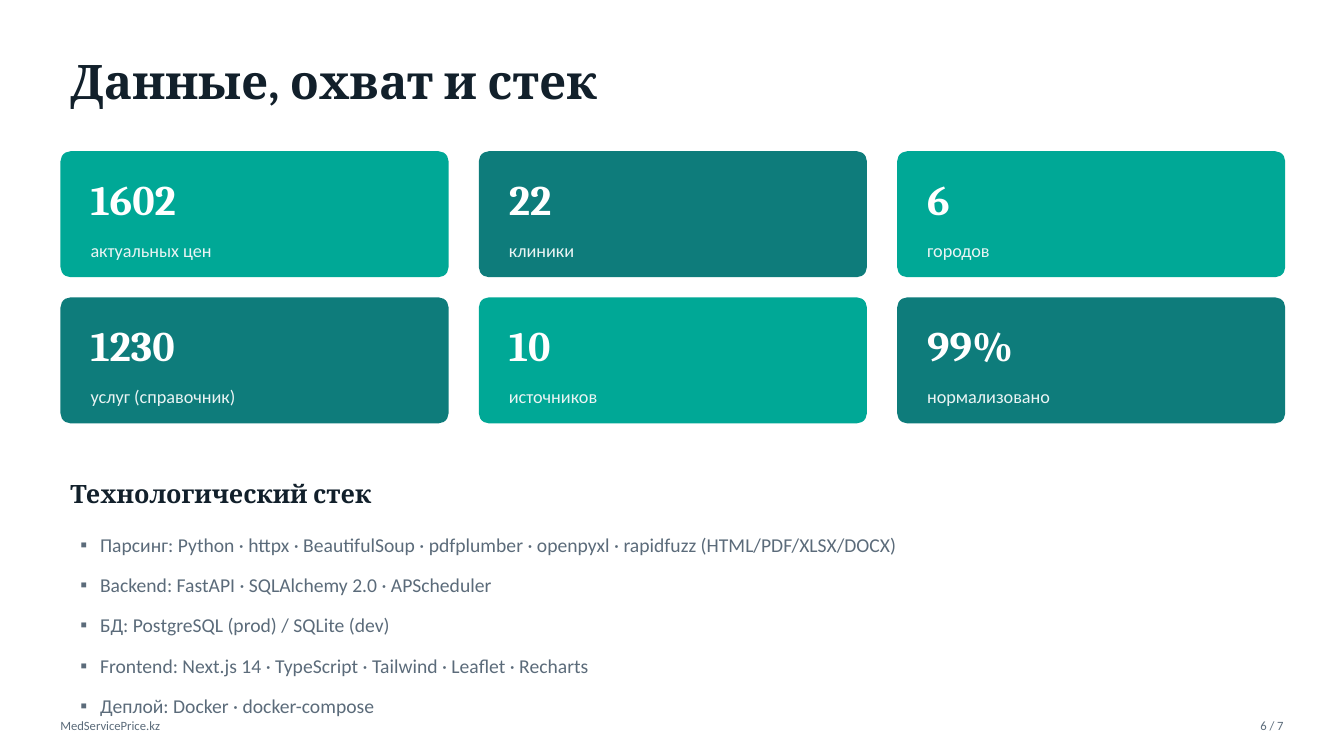
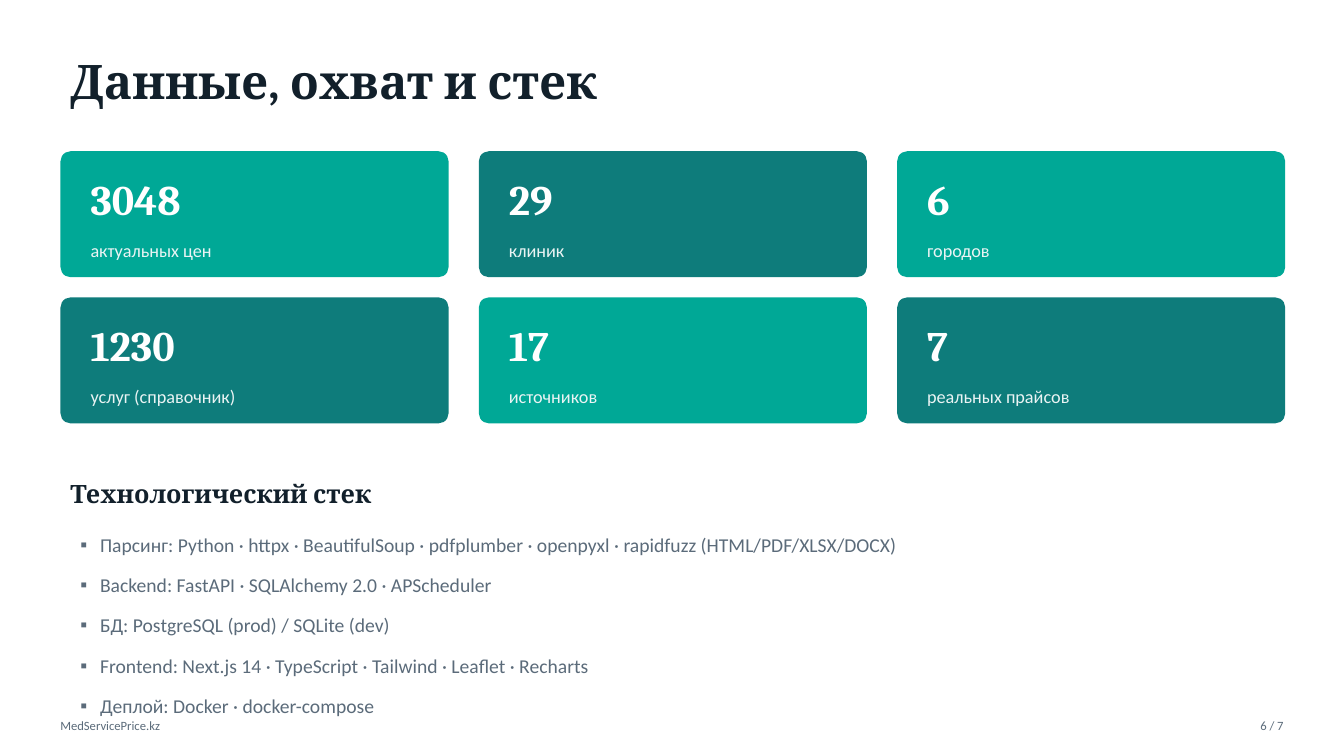
Before and after one commit to azekowka/terricon_medtech, a slide deck: slide 6 of docs/MedServicePrice_Presentation.pptx. Drawn at 1344x756 pixels with LibreOffice and Linux fonts; fonts in the diff are those of the drawing. Boxes give left, top, right and bottom in pixels: in the first picture for what was removed or moved away, otherwise in the second. Text is boxed around its words. In the diff, an @@ line names an element or a change of style, - is before the commit and + after.

```diff
--- a/docs/MedServicePrice_Presentation.pptx
+++ b/docs/MedServicePrice_Presentation.pptx
@@ text at <box>91,186,181,216</box>: text changed @@
-1602
+3048
@@ text at <box>509,186,553,216</box>: text changed @@
-22
+29
@@ text at <box>509,248,564,257</box>: text changed @@
-клиники
+клиник
@@ text at <box>509,333,549,362</box>: text changed @@
-10
+17
@@ text at <box>927,333,948,362</box>: text changed @@
-99%
+7
@@ text at <box>927,390,1069,406</box>: text changed @@
-нормализовано
+реальных прайсов
```
Also in this commit, not shown: 2 other slides changed, 23 other files.
